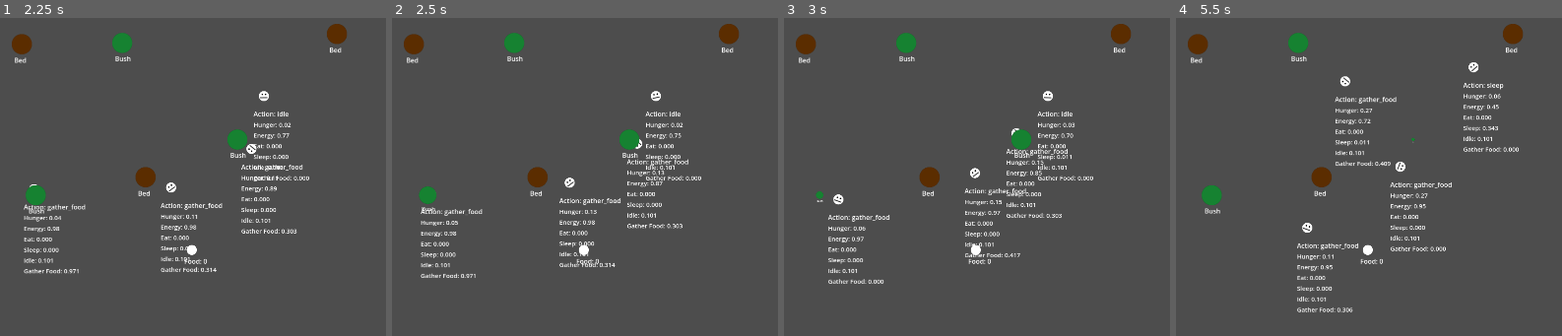
Above: before the commit, frames 1-4 (left to right).
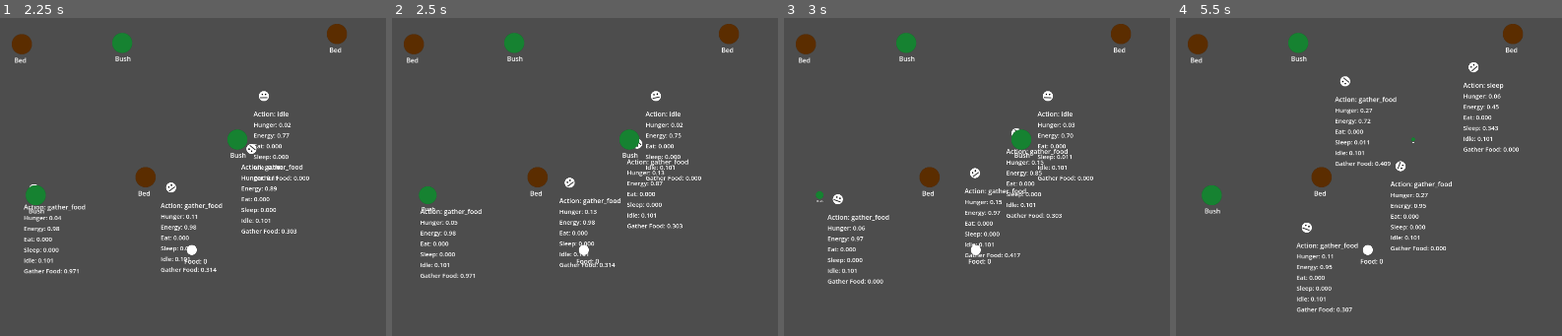
Above: after the commit, the same moments.

Repository: JKPearce/Little-Idiots-Simulator
Game: Godot game, scene res://main.tscn
Two runs of this game, one before a commit and one after it. Both use one fixed random seed, a clock stepped at 60 frames per second and the inputs below.
Inputs:
- Up to frame 1 (2.25 s): no input
- Up to frame 2 (2.5 s): no input
- Up to frame 3 (3 s): no input
- Up to frame 4 (5.5 s): no input

Frame 1 is identical in both runs. In frame 2, 0.6% of the frame differs, in the area x 7-24%, y 59-82%; in frame 3, 0.7%; in frame 4, 1.4%, in the area x 31-72%, y 37-93%.

Commit message:
Swapped to a Task Sequencer and a Task Runner instead of DoAction controlling logic for every step

Diff:
--- a/entity/ai/state_machine/states/do_action.gd
+++ /dev/null
@@ -1,60 +0,0 @@
-extends State
-class_name DoAction
-
-
-func enter() -> void:
-	pass
-
-
-func exit() -> void:
-	entity.velocity = Vector2.ZERO
-
-
-func process(_delta: float) -> void:
-	pass
-
-
-func physics_process(_delta: float) -> void:
-	if entity.target == null:
-		entity.finish_action()
-		return
-
-	move_to(entity.target.global_position)
-
-
-func move_to(target_position: Vector2) -> void:
-	var to := target_position - entity.global_position
-	var distance := to.length()
-	var arrive_distance := entity.target.interaction_distance if entity.target else 8.0
-
-	if distance <= arrive_distance:
-		entity.velocity = Vector2.ZERO
-		_on_arrived()
-		return
-
-	var direction := to.normalized()
-	entity.entity_sprite.rotation = direction.angle()
-	entity.velocity = direction * entity.speed
-	entity.move_and_slide()
-
-
-func _on_arrived() -> void:
-	match entity.current_action:
-		"gather_food":
-			_handle_gather_food_step()
-
-		_:
-			entity.target.interact(entity)
-			entity.finish_action()
-
-
-func _handle_gather_food_step() -> void:
-	if entity.action_step == 0:
-		entity.source_target.interact(entity)
-		entity.target = entity.destination_target
-		entity.action_step = 1
-		return
-
-	if entity.action_step == 1:
-		entity.destination_target.interact(entity)
-		entity.finish_action()
--- /dev/null
+++ b/entity/ai/state_machine/states/execute_task_sequence.gd
@@ -0,0 +1,11 @@
+extends State
+class_name ExecuteTaskSequence
+
+func exit() -> void:
+	entity.velocity = Vector2.ZERO
+
+func physics_process(delta: float) -> void:
+	var finished := entity.task_runner.tick(entity, delta)
+
+	if finished:
+		entity.finish_action()
--- a/entity/ai/tasks/base_task.gd
+++ b/entity/ai/tasks/base_task.gd
@@ -1,13 +1,14 @@
+# BaseTask.gd
+class_name BaseTask
 extends RefCounted
-class_name BaseTask
 
+var started := false
 
-enum TaskStatus {
-	RUNNING,
-	SUCCESS,
-	FAILED
-}
+func start(entity: Entity) -> void:
+	started = true
 
+func tick(entity: Entity, delta: float) -> bool:
+	return true
 
-func tick(_entity: Entity, _delta: float) -> TaskStatus:
-	return TaskStatus.SUCCESS
+func finish(entity: Entity) -> void:
+	pass
--- /dev/null
+++ b/entity/ai/tasks/interact_task.gd
@@ -0,0 +1,15 @@
+# InteractTask.gd
+extends BaseTask
+class_name InteractTask
+
+var target: Interactable
+
+func _init(target_node: Interactable) -> void:
+	target = target_node
+
+func tick(entity: Entity, delta: float) -> bool:
+	if target == null or not is_instance_valid(target):
+		return true
+
+	target.interact(entity)
+	return true
--- a/entity/ai/tasks/move_to_task.gd
+++ b/entity/ai/tasks/move_to_task.gd
@@ -1,28 +1,26 @@
+# MoveToTask.gd
 extends BaseTask
 class_name MoveToTask
 
-var target_position: Vector2
-var arrive_distance := 4.0
+var target: Interactable
 
+func _init(target_node: Interactable) -> void:
+	target = target_node
 
-func _init(pos: Vector2) -> void:
-	target_position = pos
+func tick(entity: Entity, delta: float) -> bool:
+	if target == null or not is_instance_valid(target):
+		return true
 
-
-func tick(entity: Entity, _delta: float) -> TaskStatus:
-	var to := target_position - entity.global_position
+	var to := target.global_position - entity.global_position
 	var distance := to.length()
 
-	# arrived
-	if distance <= arrive_distance:
+	if distance <= target.interaction_distance:
 		entity.velocity = Vector2.ZERO
-		return TaskStatus.SUCCESS
+		return true
 
-	# move
 	var direction := to.normalized()
-
-	entity.rotation = direction.angle()
+	entity.entity_sprite.rotation = direction.angle()
 	entity.velocity = direction * entity.speed
 	entity.move_and_slide()
 
-	return TaskStatus.RUNNING
+	return false
--- /dev/null
+++ b/entity/ai/tasks/task_runner.gd
@@ -0,0 +1,37 @@
+# TaskRunner.gd
+extends Node
+class_name TaskRunner
+
+var tasks: Array[BaseTask] = []
+var current_task: BaseTask = null
+
+
+func set_tasks(new_tasks: Array[BaseTask]) -> void:
+	clear()
+	tasks = new_tasks
+
+
+func clear() -> void:
+	tasks.clear()
+	current_task = null
+
+
+func has_tasks() -> bool:
+	return current_task != null or not tasks.is_empty()
+
+
+func tick(entity: Entity, delta: float) -> bool:
+	if current_task == null:
+		if tasks.is_empty():
+			return true
+
+		current_task = tasks.pop_front()
+		current_task.start(entity)
+
+	var done := current_task.tick(entity, delta)
+
+	if done:
+		current_task.finish(entity)
+		current_task = null
+
+	return false
--- a/entity/entity.gd
+++ b/entity/entity.gd
@@ -4,6 +4,8 @@
 @onready var state_machine: StateMachine = %StateMachine
 @onready var entity_sprite: Sprite2D = %EntitySprite
 @onready var brain: UtilityAiBrain = %UtilityAiBrain
+@onready var task_runner: TaskRunner = %TaskRunner
+
 
 
 @export var speed := 80.0
@@ -31,7 +33,6 @@
 var held_item: String = ""
 var held_amount := 0
 
-var action_step := 0
 
 
 func is_holding_item() -> bool:
@@ -53,59 +54,103 @@
 
 	match action_id:
 		"eat":
-			target = WorldState.get_closest_available_target("storage", global_position, self)
-			if target == null:
-				current_action = "idle"
-				perform_action()
-				return
-			current_action = action_id
-			perform_action()
+			commit_eat()
 
 		"sleep":
-			target = WorldState.get_closest_available_target("energy_source", global_position, self)
-			if target == null:
-				current_action = "idle"
-				perform_action()
-				return
-			target.reserve(self)
-			current_action = action_id
-			perform_action()
+			commit_sleep()
 
 		"gather_food":
-			source_target = WorldState.get_closest_available_target("food_source", global_position, self)
-			destination_target = WorldState.get_closest_available_target("storage", global_position, self)
-
-			if source_target == null or destination_target == null:
-				current_action = "idle"
-				perform_action()
-				return
-
-			source_target.reserve(self)
-
-			target = source_target
-			action_step = 0
-			current_action = action_id
-			perform_action()
-
+			commit_gather_food()
 
 		"idle":
-			if target:
-				target.release(self)
-				target = null
+			commit_idle()
 
-			current_action = action_id
-			perform_action()
+func commit_sleep() -> void:
+	var bed := WorldState.get_closest_available_target("energy_source", global_position, self)
 
-
-
-func perform_action() -> void:
-	if current_action == "idle" or target == null:
+	if bed == null:
+		current_action = "idle"
 		state_machine.change_state("idle")
 		return
 
+	bed.reserve(self)
+	target = bed
+
+	task_runner.set_tasks([
+		MoveToTask.new(bed),
+		InteractTask.new(bed),
+	])
+
+	current_action = "sleep"
 	is_busy = true
-	state_machine.change_state("DoAction")
+	state_machine.change_state("ExecuteTaskSequence")
 
+
+func commit_eat() -> void:
+	var storage := WorldState.get_closest_available_target("storage", global_position, self)
+
+	if storage == null:
+		current_action = "idle"
+		state_machine.change_state("idle")
+		return
+
+	target = storage
+
+	task_runner.set_tasks([
+		MoveToTask.new(storage),
+		InteractTask.new(storage),
+	])
+
+	current_action = "eat"
+	is_busy = true
+	state_machine.change_state("ExecuteTaskSequence")
+
+func commit_gather_food() -> void:
+	var source := WorldState.get_closest_available_target("food_source", global_position, self)
+	var destination := WorldState.get_closest_available_target("storage", global_position, self)
+
+	if source == null or destination == null:
+		current_action = "idle"
+		state_machine.change_state("idle")
+		return
+
+	source.reserve(self)
+	#destination reservation on storage is currently not something i want since its can be shared and used at the same time
+	#destination.reserve(self)#
+
+	source_target = source
+	destination_target = destination
+
+	task_runner.set_tasks([
+		MoveToTask.new(source),
+		InteractTask.new(source),
+		MoveToTask.new(destination),
+		InteractTask.new(destination),
+	])
+
+	current_action = "gather_food"
+	is_busy = true
+	state_machine.change_state("ExecuteTaskSequence")
+
+func commit_idle() -> void:
+	if target:
+		target.release(self)
+
+	if source_target:
+		source_target.release(self)
+
+	if destination_target:
+		destination_target.release(self)
+
+	task_runner.clear()
+
+	target = null
+	source_target = null
+	destination_target = null
+
+	current_action = "idle"
+	is_busy = false
+	state_machine.change_state("idle")
 
 func _process(delta: float) -> void:
 	decay_needs(delta)
@@ -126,6 +171,8 @@
 
 
 func finish_action() -> void:
+	task_runner.clear()
+
 	if target:
 		target.release(self)
 
@@ -138,7 +185,6 @@
 	target = null
 	source_target = null
 	destination_target = null
-	action_step = 0
 
 	current_action = "idle"
 	is_busy = false
--- a/entity/entity.tscn
+++ b/entity/entity.tscn
@@ -3,10 +3,11 @@
 [ext_resource type="Texture2D" uid="uid://ctmdnsowshm1x" path="res://entity/sprites/entity.png" id="1_6e8rh"]
 [ext_resource type="Script" uid="uid://cnw0oah71tctk" path="res://entity/entity.gd" id="1_uqc13"]
 [ext_resource type="Script" uid="uid://b5iyb2jppyvhq" path="res://entity/ai/state_machine/state_machine.gd" id="3_glcaf"]
+[ext_resource type="Script" uid="uid://tty6pi5q62pb" path="res://entity/ai/tasks/task_runner.gd" id="3_ll4h2"]
 [ext_resource type="Script" uid="uid://chk346kquk7hb" path="res://entity/ai/state_machine/states/idle.gd" id="4_jspmv"]
 [ext_resource type="PackedScene" uid="uid://b8wvlh4std50g" path="res://entity/debug/debug_overlay.tscn" id="5_jspmv"]
-[ext_resource type="Script" uid="uid://cu6j7ckdfdcqi" path="res://entity/ai/state_machine/states/do_action.gd" id="5_s1kue"]
 [ext_resource type="Script" uid="uid://yjfvpd1y8evc" path="res://entity/ai/utility/utility_ai_brain.gd" id="7_ec552"]
+[ext_resource type="Script" uid="uid://ccj1b7grxc7kg" path="res://entity/ai/state_machine/states/execute_task_sequence.gd" id="7_lkwko"]
 [ext_resource type="Script" uid="uid://dqvjl2k1slnfu" path="res://entity/ai/utility/utility_ai_action.gd" id="8_whxwk"]
 [ext_resource type="Script" uid="uid://cbdmtp5mor0ud" path="res://entity/ai/utility/considerations/hunger_consideration.gd" id="9_g2k83"]
 [ext_resource type="Script" uid="uid://b3d6ka2y5jolq" path="res://entity/ai/utility/utility_ai_aggregration.gd" id="10_wrmdn"]
@@ -47,6 +48,14 @@
 [node name="Entity" type="CharacterBody2D" unique_id=1437914156]
 script = ExtResource("1_uqc13")
 
+[node name="DebugOverlay" parent="." unique_id=552176177 node_paths=PackedStringArray("entity", "utility_brain") instance=ExtResource("5_jspmv")]
+offset_left = -25.0
+offset_top = 32.0
+offset_right = -25.0
+offset_bottom = 32.0
+entity = NodePath("..")
+utility_brain = NodePath("../UtilityAiBrain")
+
 [node name="EntitySprite" type="Sprite2D" parent="." unique_id=1125844034]
 unique_name_in_owner = true
 scale = Vector2(0.5, 0.5)
@@ -54,6 +63,10 @@
 
 [node name="CollisionShape2D" type="CollisionShape2D" parent="." unique_id=952982934]
 shape = SubResource("CircleShape2D_uqc13")
+
+[node name="TaskRunner" type="Node" parent="." unique_id=754794085]
+unique_name_in_owner = true
+script = ExtResource("3_ll4h2")
 
 [node name="StateMachine" type="Node" parent="." unique_id=1486742620 node_paths=PackedStringArray("default_state")]
 unique_name_in_owner = true
@@ -64,17 +77,9 @@
 script = ExtResource("4_jspmv")
 entity = NodePath("../..")
 
-[node name="DoAction" type="Node" parent="StateMachine" unique_id=1915202780 node_paths=PackedStringArray("entity")]
-script = ExtResource("5_s1kue")
+[node name="ExecuteTaskSequence" type="Node" parent="StateMachine" unique_id=1901041736 node_paths=PackedStringArray("entity")]
+script = ExtResource("7_lkwko")
 entity = NodePath("../..")
-
-[node name="DebugOverlay" parent="." unique_id=552176177 node_paths=PackedStringArray("entity", "utility_brain") instance=ExtResource("5_jspmv")]
-offset_left = -25.0
-offset_top = 32.0
-offset_right = -25.0
-offset_bottom = 32.0
-entity = NodePath("..")
-utility_brain = NodePath("../UtilityAiBrain")
 
 [node name="UtilityAiBrain" type="Node" parent="." unique_id=1090293119]
 unique_name_in_owner = true
Not shown, removed: entity/ai/state_machine/states/do_action.gd.uid
Not shown, added: entity/ai/state_machine/states/execute_task_sequence.gd.uid
Not shown, added: entity/ai/tasks/interact_task.gd.uid
Not shown, added: entity/ai/tasks/task_runner.gd.uid
